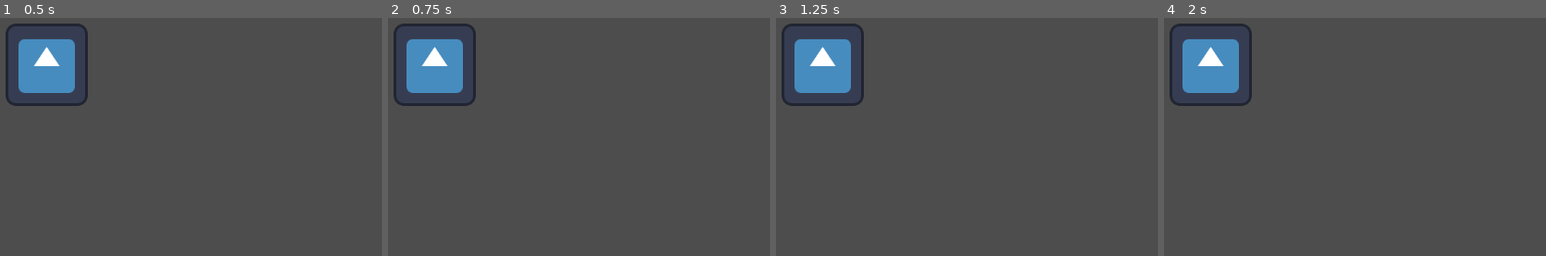
Above: before the commit, frames 1-4 (left to right).
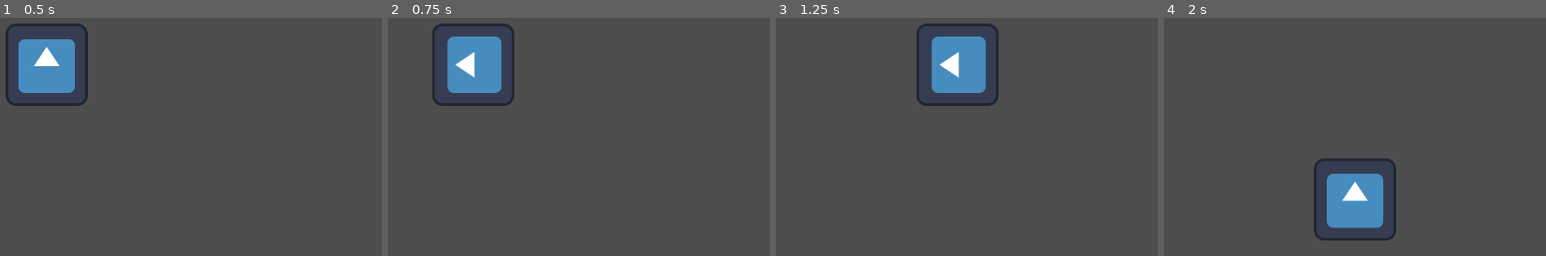
Above: after the commit, the same moments.

Repository: OcarinhaOfTime/gmtk_2025
Game: Godot game, scene res://scenes/main.tscn
The game is run twice, just before and just after one commit, with the same random seed, the same clock (stepped at 60 frames per second) and the same inputs. The engine's default icon, where the game draws it, is replaced by a stand-in: a white triangle on a blue panel in a dark square.
Inputs:
- Up to frame 1 (0.5 s): no input
- Up to frame 2 (0.75 s): tap Enter at 0.5 s; hold D (move_right, bound only after the commit) from 0.53 s (still down); tap Space (accept, bound only after the commit) at 0.6 s
- Up to frame 3 (1.25 s): keep holding D (move_right, bound only after the commit)
- Up to frame 4 (2 s): release D (move_right, bound only after the commit) at 1.28 s; hold Down (move_down, bound only after the commit) from 1.28 s (still down); tap Space (accept, bound only after the commit) at 1.35 s

Frame 1 is identical in both runs. In frame 2, 6.1% of the frame differs, in the area x 1-33%, y 2-37%; in frame 3, 8.6%, in the area x 1-59%, y 2-37%; in frame 4, 8.6%.

Commit message:
Added simple input wrapper.

Diff:
--- a/project.godot
+++ b/project.godot
@@ -18,3 +18,51 @@
 [audio]
 
 buses/default_bus_layout="res://audio/main_bus_layout.tres"
+
+[autoload]
+
+InputWrapper="*res://scripts/input_wrapper.gd"
+
+[input]
+
+move_left={
+"deadzone": 0.2,
+"events": [Object(InputEventKey,"resource_local_to_scene":false,"resource_name":"","device":-1,"window_id":0,"alt_pressed":false,"shift_pressed":false,"ctrl_pressed":false,"meta_pressed":false,"pressed":false,"keycode":0,"physical_keycode":4194319,"key_label":0,"unicode":0,"location":0,"echo":false,"script":null)
+, Object(InputEventKey,"resource_local_to_scene":false,"resource_name":"","device":-1,"window_id":0,"alt_pressed":false,"shift_pressed":false,"ctrl_pressed":false,"meta_pressed":false,"pressed":false,"keycode":0,"physical_keycode":65,"key_label":0,"unicode":97,"location":0,"echo":false,"script":null)
+]
+}
+move_right={
+"deadzone": 0.2,
+"events": [Object(InputEventKey,"resource_local_to_scene":false,"resource_name":"","device":-1,"window_id":0,"alt_pressed":false,"shift_pressed":false,"ctrl_pressed":false,"meta_pressed":false,"pressed":false,"keycode":0,"physical_keycode":68,"key_label":0,"unicode":100,"location":0,"echo":false,"script":null)
+, Object(InputEventKey,"resource_local_to_scene":false,"resource_name":"","device":-1,"window_id":0,"alt_pressed":false,"shift_pressed":false,"ctrl_pressed":false,"meta_pressed":false,"pressed":false,"keycode":0,"physical_keycode":4194321,"key_label":0,"unicode":0,"location":0,"echo":false,"script":null)
+]
+}
+move_down={
+"deadzone": 0.2,
+"events": [Object(InputEventKey,"resource_local_to_scene":false,"resource_name":"","device":-1,"window_id":0,"alt_pressed":false,"shift_pressed":false,"ctrl_pressed":false,"meta_pressed":false,"pressed":false,"keycode":0,"physical_keycode":4194322,"key_label":0,"unicode":0,"location":0,"echo":false,"script":null)
+, Object(InputEventKey,"resource_local_to_scene":false,"resource_name":"","device":-1,"window_id":0,"alt_pressed":false,"shift_pressed":false,"ctrl_pressed":false,"meta_pressed":false,"pressed":false,"keycode":0,"physical_keycode":83,"key_label":0,"unicode":115,"location":0,"echo":false,"script":null)
+]
+}
+move_up={
+"deadzone": 0.2,
+"events": [Object(InputEventKey,"resource_local_to_scene":false,"resource_name":"","device":-1,"window_id":0,"alt_pressed":false,"shift_pressed":false,"ctrl_pressed":false,"meta_pressed":false,"pressed":false,"keycode":0,"physical_keycode":87,"key_label":0,"unicode":119,"location":0,"echo":false,"script":null)
+, Object(InputEventKey,"resource_local_to_scene":false,"resource_name":"","device":-1,"window_id":0,"alt_pressed":false,"shift_pressed":false,"ctrl_pressed":false,"meta_pressed":false,"pressed":false,"keycode":0,"physical_keycode":4194320,"key_label":0,"unicode":0,"location":0,"echo":false,"script":null)
+]
+}
+accept={
+"deadzone": 0.2,
+"events": [Object(InputEventKey,"resource_local_to_scene":false,"resource_name":"","device":-1,"window_id":0,"alt_pressed":false,"shift_pressed":false,"ctrl_pressed":false,"meta_pressed":false,"pressed":false,"keycode":0,"physical_keycode":32,"key_label":0,"unicode":32,"location":0,"echo":false,"script":null)
+, Object(InputEventKey,"resource_local_to_scene":false,"resource_name":"","device":-1,"window_id":0,"alt_pressed":false,"shift_pressed":false,"ctrl_pressed":false,"meta_pressed":false,"pressed":false,"keycode":0,"physical_keycode":4194309,"key_label":0,"unicode":0,"location":0,"echo":false,"script":null)
+]
+}
+cancel={
+"deadzone": 0.2,
+"events": [Object(InputEventKey,"resource_local_to_scene":false,"resource_name":"","device":-1,"window_id":0,"alt_pressed":false,"shift_pressed":false,"ctrl_pressed":false,"meta_pressed":false,"pressed":false,"keycode":0,"physical_keycode":4194305,"key_label":0,"unicode":0,"location":0,"echo":false,"script":null)
+, Object(InputEventKey,"resource_local_to_scene":false,"resource_name":"","device":-1,"window_id":0,"alt_pressed":false,"shift_pressed":false,"ctrl_pressed":false,"meta_pressed":false,"pressed":false,"keycode":0,"physical_keycode":4194308,"key_label":0,"unicode":0,"location":0,"echo":false,"script":null)
+]
+}
+reload_game={
+"deadzone": 0.2,
+"events": [Object(InputEventKey,"resource_local_to_scene":false,"resource_name":"","device":-1,"window_id":0,"alt_pressed":false,"shift_pressed":false,"ctrl_pressed":false,"meta_pressed":false,"pressed":false,"keycode":0,"physical_keycode":82,"key_label":0,"unicode":114,"location":0,"echo":false,"script":null)
+]
+}
--- a/scenes/main.tscn
+++ b/scenes/main.tscn
@@ -1,10 +1,13 @@
-[gd_scene load_steps=2 format=3 uid="uid://dj1soqmfpqhaj"]
+[gd_scene load_steps=3 format=3 uid="uid://dj1soqmfpqhaj"]
 
 [ext_resource type="Texture2D" uid="uid://x2m03ax2605q" path="res://sprites/icon.svg" id="1_o5qli"]
+[ext_resource type="Script" uid="uid://dl646q8uw2u0h" path="res://scripts/movement_test.gd" id="2_0wfyh"]
 
 [node name="main" type="Node2D"]
 
 [node name="Camera2D" type="Camera2D" parent="."]
 
-[node name="Icon" type="Sprite2D" parent="."]
+[node name="player" type="Sprite2D" parent="."]
 texture = ExtResource("1_o5qli")
+script = ExtResource("2_0wfyh")
+speed = 300
--- /dev/null
+++ b/scripts/input_wrapper.gd
@@ -0,0 +1,21 @@
+extends  Node
+
+signal on_accept()
+signal on_cancel()
+
+var action_map = {
+	'accept': on_accept,
+	'cancel': on_cancel,
+}
+
+
+func get_move():
+	var v = Input.get_vector(
+		"move_left", 'move_right', 'move_down', 'move_up')
+
+	return v
+
+func _input(event):
+	for k in action_map:
+		if event.is_action_pressed(k):
+			action_map[k].emit()
--- /dev/null
+++ b/scripts/movement_test.gd
@@ -0,0 +1,17 @@
+extends Node2D
+
+@export var speed: int = 100
+
+func _ready() -> void:
+	InputWrapper.on_accept.connect(func (): print('accepted'))
+
+
+func _process(delta: float) -> void:
+	var v = InputWrapper.get_move()
+	if v.length() <= 0:
+		return
+
+	v.y *= -1
+	position += v * delta * speed
+	var r = atan2(v.y, v.x) - PI / 2
+	rotation = r
Not shown, added: scenes/icon.gd.uid
Not shown, added: scripts/input_wrapper.gd.uid
Not shown, added: scripts/movement_test.gd.uid
